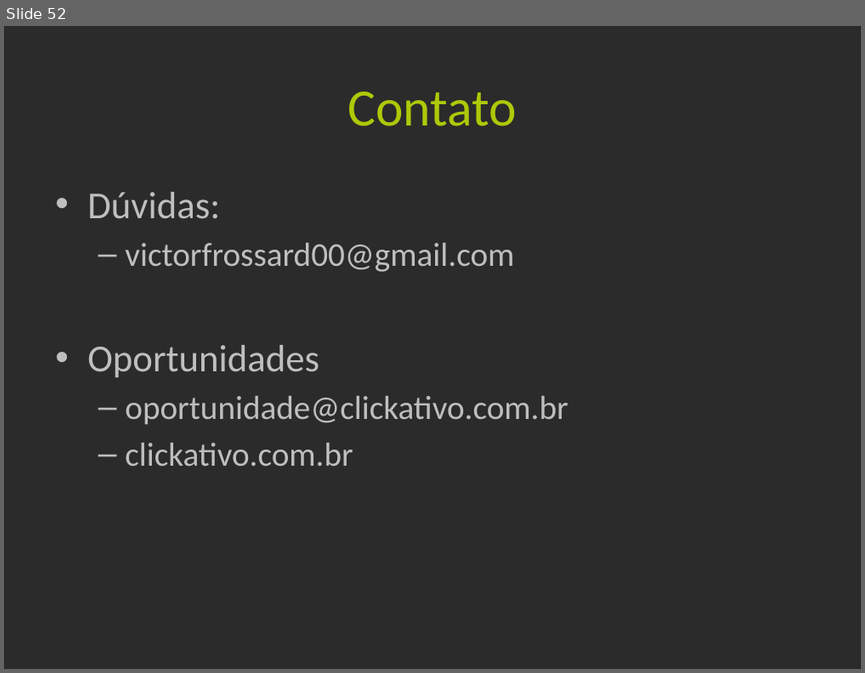
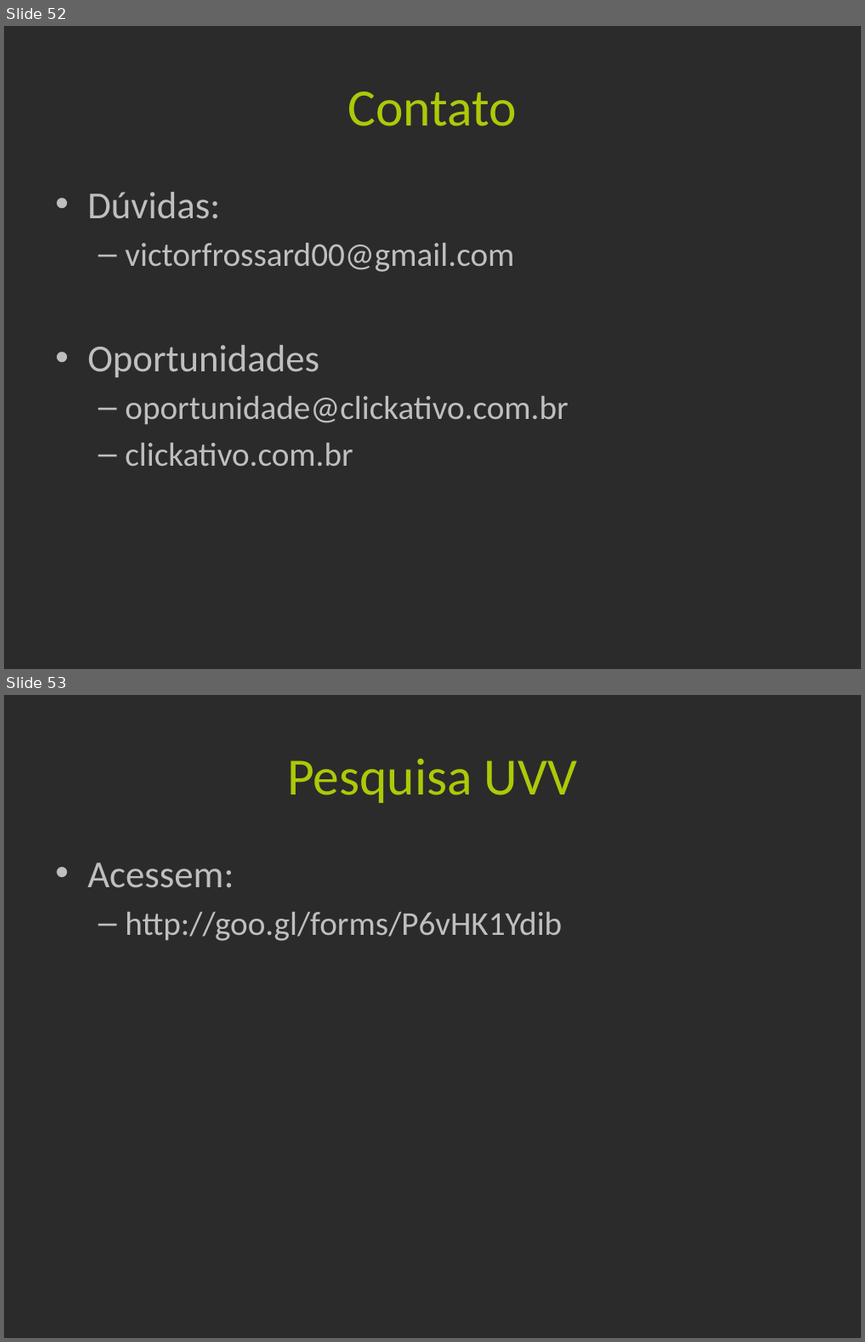
Before and after one commit to Frossard/HTML5-na-pratica, a slide deck: _Presentation/apresentacao.pptx. Shown one above the other, each under a label of ours: slide 52 before the commit, slides 52 and 53 after it. The pictures are 865x673 and 865x1342 pixels, drawn with LibreOffice and Linux fonts; fonts in the diff are those of the drawing; background and template pictures are left out; a plain dark background stands for a picture behind light text. Boxes give left, top, right and bottom in pixels: in the first picture for what was removed or moved away, otherwise in the second. Text is boxed around its words. In the diff, an @@ line names an element or a change of style, - is before the commit and + after.

```diff
--- a/_Presentation/apresentacao.pptx
+++ b/_Presentation/apresentacao.pptx
@@ slide 53 added at bbox=[4, 695, 861, 1338], background picture (left out) @@
@@ title added at bbox=[287, 758, 578, 803], 44 pt, text #AEC908 @@
+Pesquisa UVV
@@ text added at bbox=[87, 862, 562, 941], 28 pt, text #BFBFBF @@
+• Acessem:
+  – http://goo.gl/forms/P6vHK1Ydib
```
Also in this commit, not shown: 1 slide changed, 1 other file.
